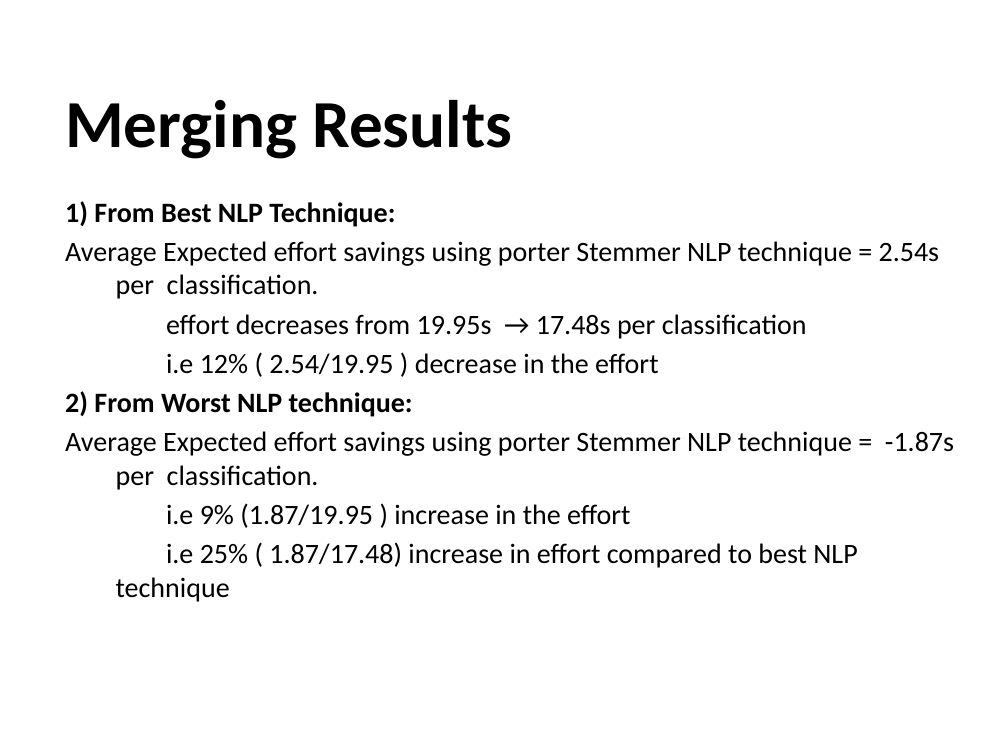
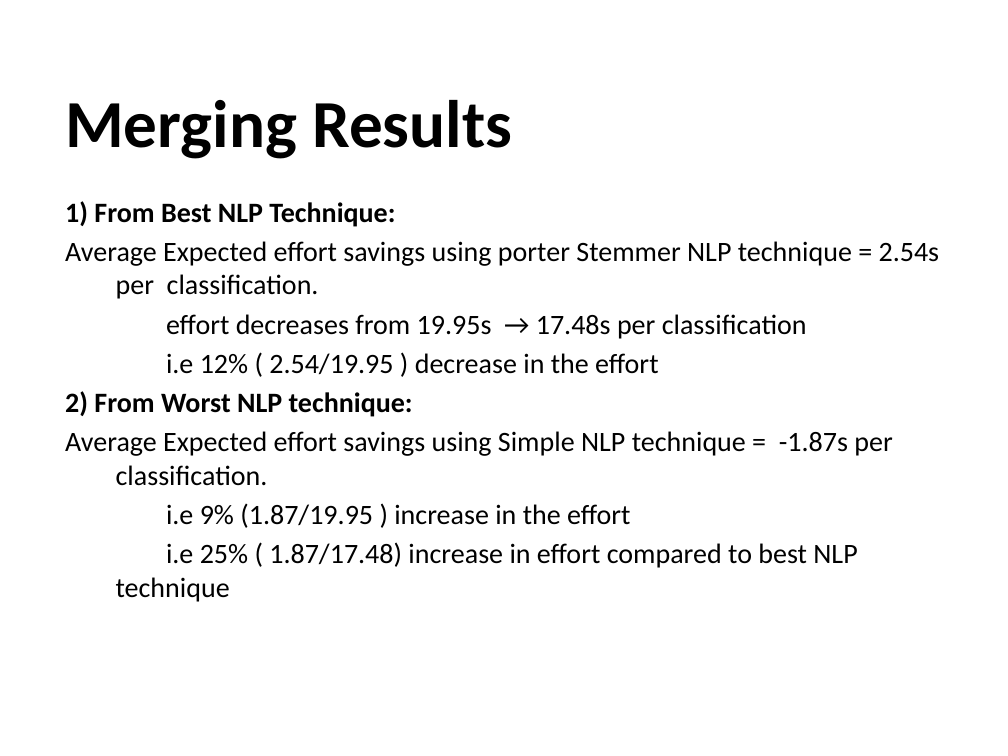
Before and after one commit to sindhusha-t/ASE-Lab-Assignments, a slide deck: slide 20 of Journal_presentation/The Effort Savings from Using NLP to Classify.pptx. Drawn at 1008x756 pixels with LibreOffice and Linux fonts; fonts in the diff are those of the drawing; background and template pictures are left out. Boxes give left, top, right and bottom in pixels: in the first picture for what was removed or moved away, otherwise in the second. Text is boxed around its words. In the diff, an @@ line names an element or a change of style, - is before the commit and + after.

```diff
--- a/Journal_presentation/The Effort Savings from Using NLP to Classify.pptx
+++ b/Journal_presentation/The Effort Savings from Using NLP to Classify.pptx
@@ subtitle at (65, 431, 892, 486): text changed @@
-  Average Expected effort savings using porter Stemmer NLP technique = -1.87s per classification.
+  Average Expected effort savings using Simple NLP technique = -1.87s per classification.
```
Also in this commit, not shown: 1 other slide changed, 2 slides added.
